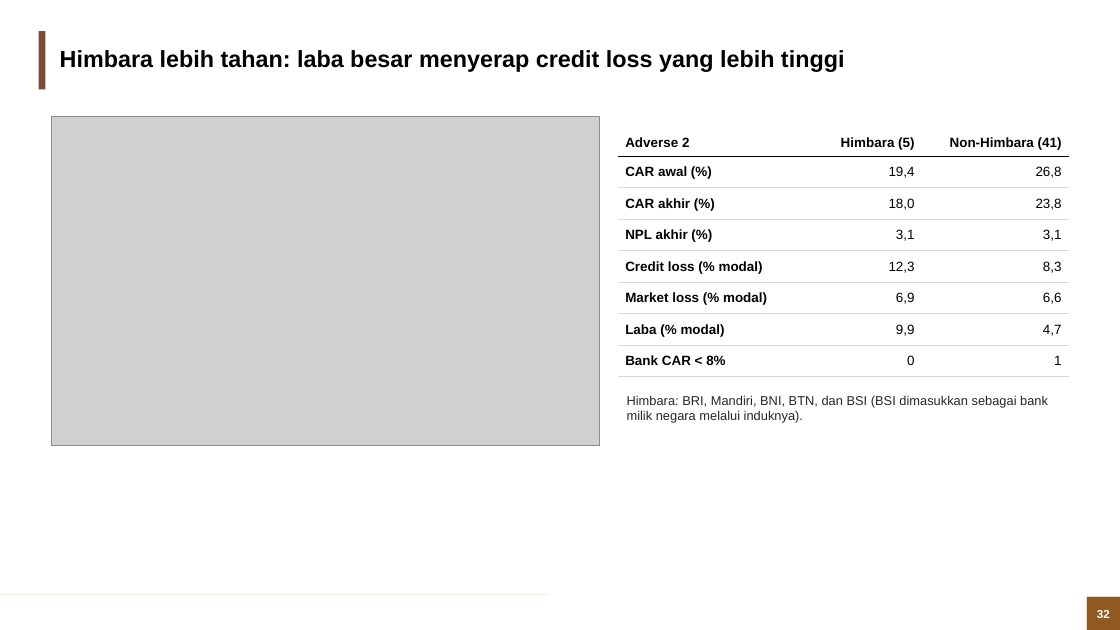
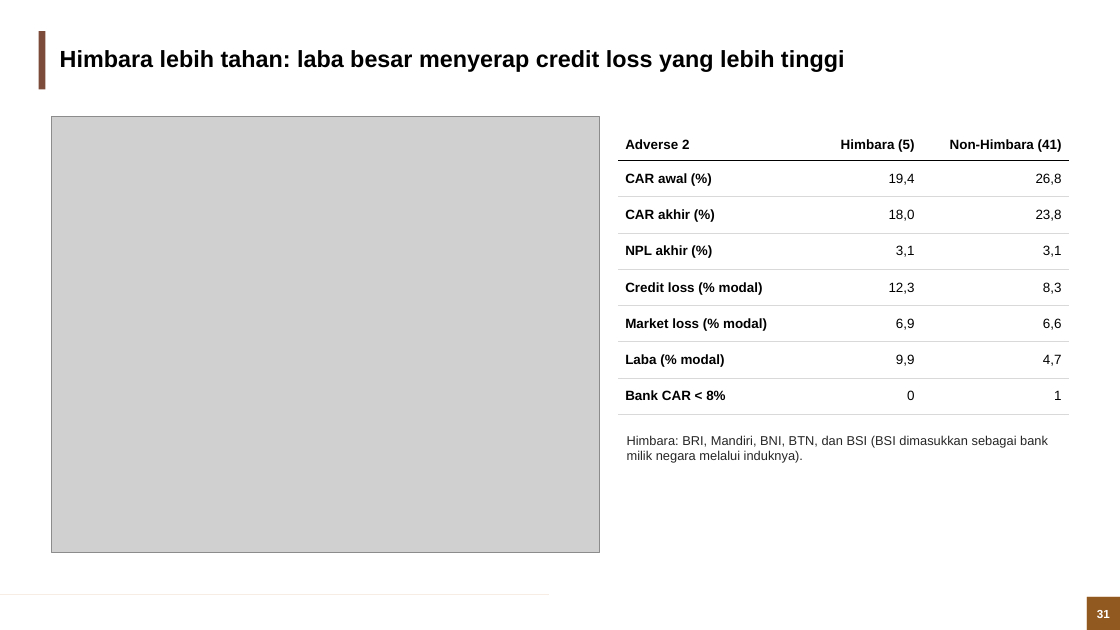
Before and after one commit to muhamadhaikal128/banking-stress-test, a slide deck: slide 31 of Banking Stress Test (Solvency).pptx (slide 32 before the commit). Drawn at 1120x630 pixels with LibreOffice and Linux fonts; fonts in the diff are those of the drawing; grey boxes stand for pictures; background and template pictures are left out. Boxes give left, top, right and bottom in pixels: in the first picture for what was removed or moved away, otherwise in the second. Text is boxed around its words. In the diff, an @@ line names an element or a change of style, - is before the commit and + after.

```diff
--- a/Banking Stress Test (Solvency).pptx
+++ b/Banking Stress Test (Solvency).pptx
@@ picture: place and size @@
-picture at (51,117,600,446)
+picture at (51,117,600,553)
@@ table: place and size @@
-table at (618,129,1069,377)
+table at (618,129,1069,414)
@@ text "Himbara: BRI, Mandiri, BNI, BTN, ...": place and size @@
-text "Himbara: BRI, Mandiri, BNI, BTN, ..." at (627,395,1048,423)
+text "Himbara: BRI, Mandiri, BNI, BTN, ..." at (627,435,1048,463)
@@ page number at (1097,610,1110,618): text changed @@
-32
+31
```
Also in this commit, not shown: 35 other slides changed, 1 slide removed, 1 other file.
